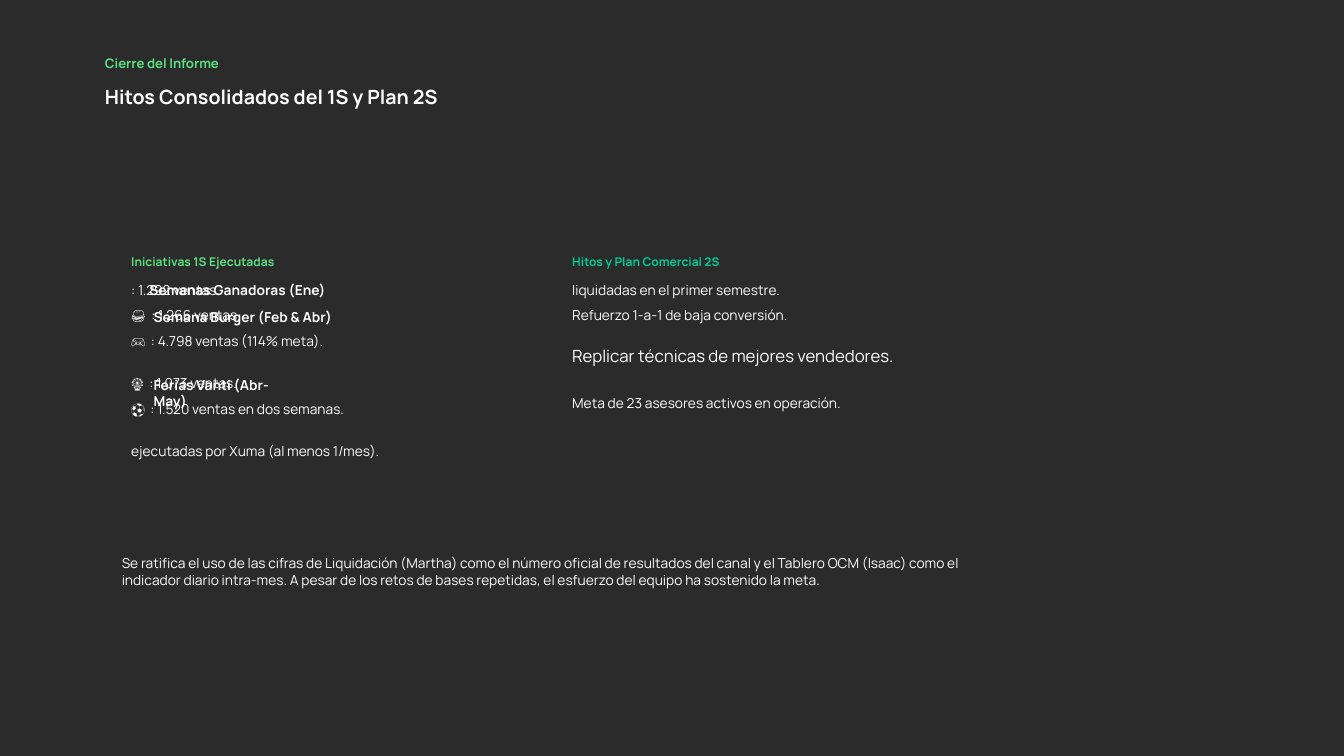
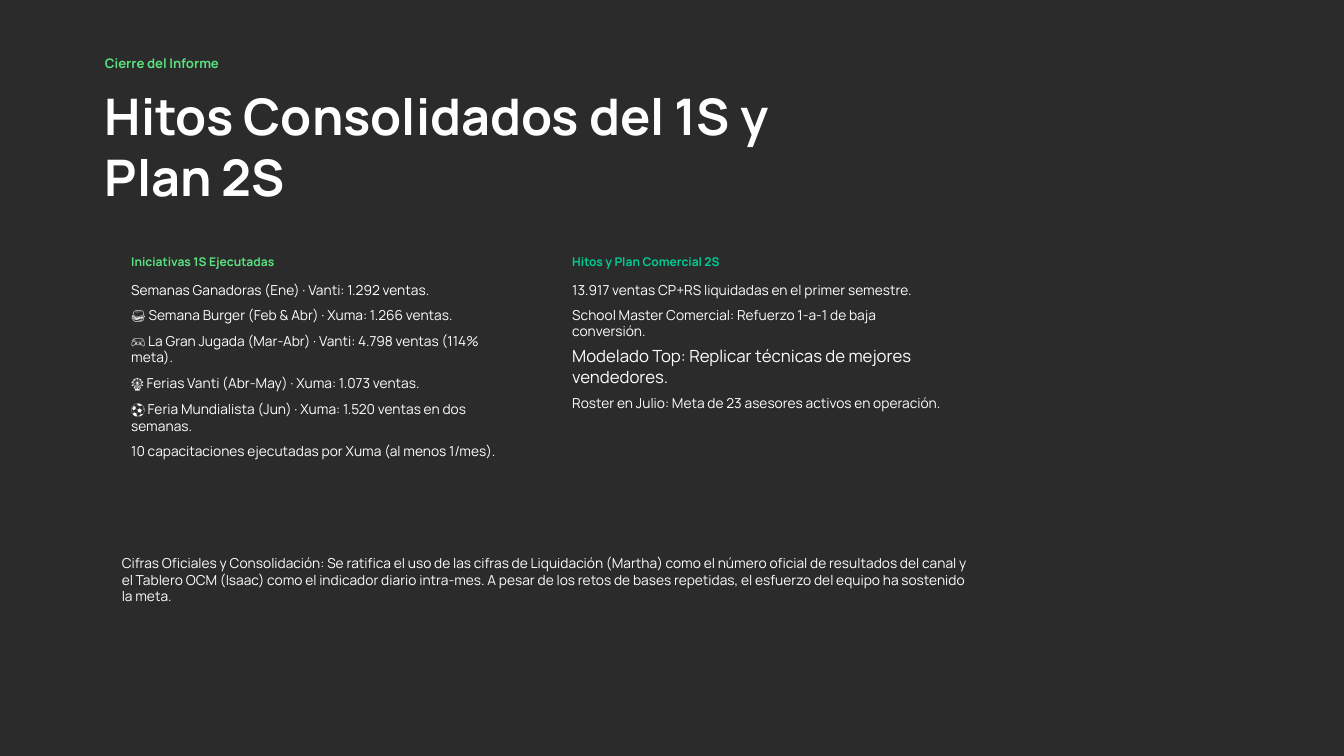
Before and after one commit to JeamPaulLabs/InformeSemestral, a slide deck: slide 29 of televentas/INFORME_TELEVENTAS_HIBRIDO_V2_SKELETON.pptx (slide 30 before the commit). Drawn at 1344x756 pixels with LibreOffice and Linux fonts; fonts in the diff are those of the drawing; background and template pictures are left out; a plain dark background stands for a picture behind light text. Boxes give left, top, right and bottom in pixels: in the first picture for what was removed or moved away, otherwise in the second. Text is boxed around its words. In the diff, an @@ line names an element or a change of style, - is before the commit and + after.

```diff
--- a/televentas/INFORME_TELEVENTAS_HIBRIDO_V2_SKELETON.pptx
+++ b/televentas/INFORME_TELEVENTAS_HIBRIDO_V2_SKELETON.pptx
@@ text "Hitos Consolidados del 1S y ..." at [105, 98, 768, 197]: size 14 to 36 pt @@
@@ text at [131, 283, 430, 297]: text changed @@
-: 1.292 ventas.
+Semanas Ganadoras (Ene) · Vanti: 1.292 ventas.
@@ text removed at [149, 283, 326, 298] @@
-Semanas Ganadoras (Ene)
@@ text at [572, 285, 912, 299]: text changed @@
-liquidadas en el primer semestre.
+13.917 ventas CP+RS liquidadas en el primer semestre.
@@ text at [149, 308, 453, 324]: text changed @@
-🍔 : 1.266 ventas.
+🍔 Semana Burger (Feb & Abr) · Xuma: 1.266 ventas.
@@ text removed at [154, 310, 332, 326] @@
-Semana Burger (Feb & Abr)
@@ text at [572, 310, 876, 336]: text changed @@
-Refuerzo 1-a-1 de baja conversión.
+School Master Comercial: Refuerzo 1-a-1 de baja conversión.
@@ text at [131, 334, 479, 364]: text changed @@
-🎮 : 4.798 ventas (114% meta).
+🎮 La Gran Jugada (Mar-Abr) · Vanti: 4.798 ventas (114% meta).
@@ text at [572, 349, 912, 384]: text changed @@
-Replicar técnicas de mejores vendedores.
+Modelado Top: Replicar técnicas de mejores vendedores.
@@ text at [147, 376, 420, 391]: text changed @@
-🎡 : 1.073 ventas.
+🎡 Ferias Vanti (Abr-May) · Xuma: 1.073 ventas.
@@ text removed at [154, 378, 269, 411] @@
-Ferias Vanti (Abr-May)
@@ text at [131, 403, 466, 431]: text changed @@
-⚽ : 1.520 ventas en dos semanas.
+⚽ Feria Mundialista (Jun) · Xuma: 1.520 ventas en dos semanas.
@@ text at [572, 397, 940, 412]: text changed @@
-Meta de 23 asesores activos en operación.
+Roster en Julio: Meta de 23 asesores activos en operación.
@@ text at [131, 444, 495, 460]: text changed @@
-ejecutadas por Xuma (al menos 1/mes).
+10 capacitaciones ejecutadas por Xuma (al menos 1/mes).
@@ text at [122, 556, 966, 601]: text changed @@
-Se ratifica el uso de las cifras de Liquidación (Martha) como el número oficial de resultados del canal y el Tablero OCM (Isaac) como el indicador diario intra-mes. A pesar de los retos de bases repetidas, el esfuerzo del equipo ha sostenido la meta.
+Cifras Oficiales y Consolidación: Se ratifica el uso de las cifras de Liquidación (Martha) como el número oficial de resultados del canal y el Tablero OCM (Isaac) como el indicador diario intra-mes. A pesar de los retos de bases repetidas, el esfuerzo del equipo ha sostenido la meta.
```
Also in this commit, not shown: 28 other slides changed, 1 slide removed, 7 other files.
